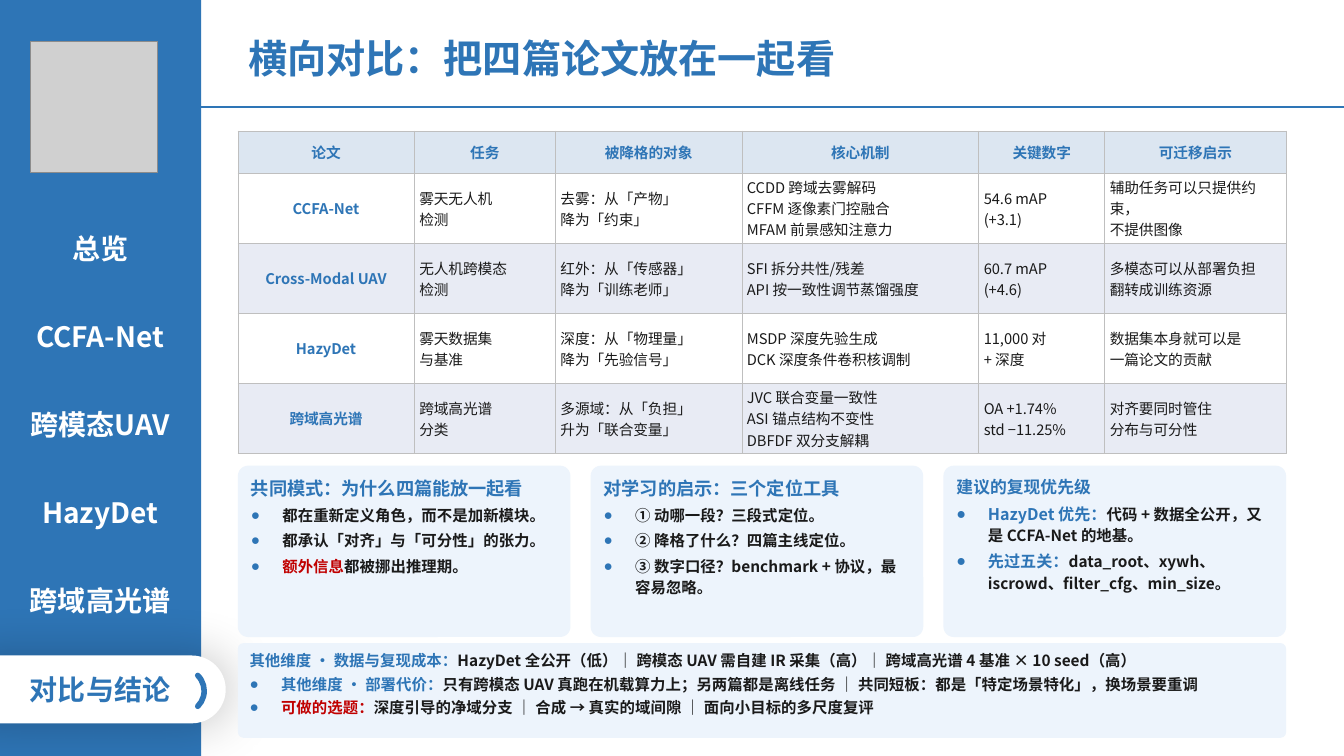
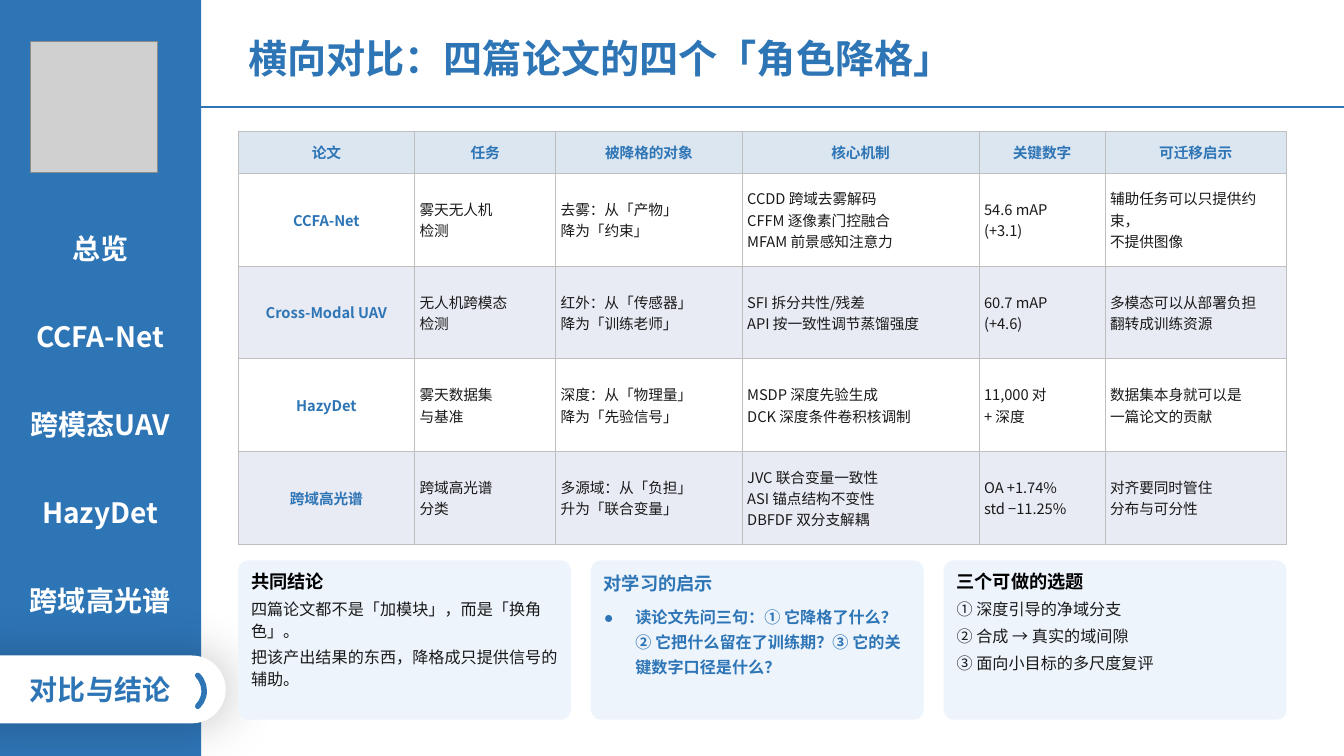
Before and after one commit to 139876/paper-notes, a slide deck: slide 16 of 论文精读/3-HazyDet精读/附件/四篇论文-组会汇报.pptx. Drawn at 1344x756 pixels with LibreOffice and Linux fonts; fonts in the diff are those of the drawing; grey boxes stand for pictures. Boxes give left, top, right and bottom in pixels: in the first picture for what was removed or moved away, otherwise in the second. Text is boxed around its words. In the diff, an @@ line names an element or a change of style, - is before the commit and + after.

```diff
--- a/论文精读/3-HazyDet精读/附件/四篇论文-组会汇报.pptx
+++ b/论文精读/3-HazyDet精读/附件/四篇论文-组会汇报.pptx
@@ text at <box>248,39,953,77</box>: text changed @@
-横向对比：把四篇论文放在一起看
+横向对比：四篇论文的四个「角色降格」
@@ table: place and size @@
-table at <box>238,131,1287,454</box>
+table at <box>238,131,1287,546</box>
@@ rounded rectangle "共同结论": place and size @@
-rounded rectangle "共同结论" at <box>238,466,571,637</box>
+rounded rectangle "共同结论" at <box>238,561,571,720</box>
@@ rounded rectangle "对学习的启示": place and size @@
-rounded rectangle "对学习的启示" at <box>591,466,924,637</box>
+rounded rectangle "对学习的启示" at <box>591,561,924,720</box>
@@ rounded rectangle "三个可做的选题": place and size @@
-rounded rectangle "三个可做的选题" at <box>944,466,1287,637</box>
+rounded rectangle "三个可做的选题" at <box>944,561,1287,720</box>
@@ text in rounded rectangle at <box>251,572,557,687</box>: text changed; size 11 to 11.5 pt; bold off @@
-共同模式：为什么四篇能放一起看
-● 都在重新定义角色，而不是加新模块。
-● 都承认「对齐」与「可分性」的张力。
-● 额外信息都被挪出推理期。
+共同结论
+四篇论文都不是「加模块」，而是「换角色」。
+把该产出结果的东西，降格成只提供信号的辅助。
@@ text in rounded rectangle at <box>604,574,900,675</box>: text changed; size 11 to 11.5 pt; text colour #1A1A1A to #2E75B6 @@
-对学习的启示：三个定位工具
-● ① 动哪一段？三段式定位。
-● ② 降格了什么？四篇主线定位。
-● ③ 数字口径？benchmark + 协议，最容易忽略。
+对学习的启示
+● 读论文先问三句：① 它降格了什么？② 它把什么留在了训练期？③ 它的关键数字口径是什么？
@@ text in rounded rectangle at <box>957,572,1153,671</box>: text changed; size 11 to 11.5 pt; bold off @@
-建议的复现优先级
-● HazyDet 优先：代码 + 数据全公开，又是 CCFA-Net 的地基。
-● 先过五关：data_root、xywh、iscrowd、filter_cfg、min_size。
+三个可做的选题
+① 深度引导的净域分支
+② 合成 → 真实的域间隙
+③ 面向小目标的多尺度复评
@@ rounded rectangle removed at <box>238,643,1287,738</box> @@
-其他维度 · 数据与复现成本：HazyDet 全公开（低）｜ 跨模态 UAV 需自建 IR 采集（高）｜ 跨域高光谱 4 基准 × 10 seed（高）
-● 其他维度 · 部署代价：只有跨模态 UAV 真跑在机载算力上；另两篇都是离线任务 ｜ 共同短板：都是「特定场景特化」，换场景要重调
-● 可做的选题：深度引导的净域分支 ｜ 合成 → 真实的域间隙 ｜ 面向小目标的多尺度复评
```
Also in this commit, not shown: 14 other slides changed.
